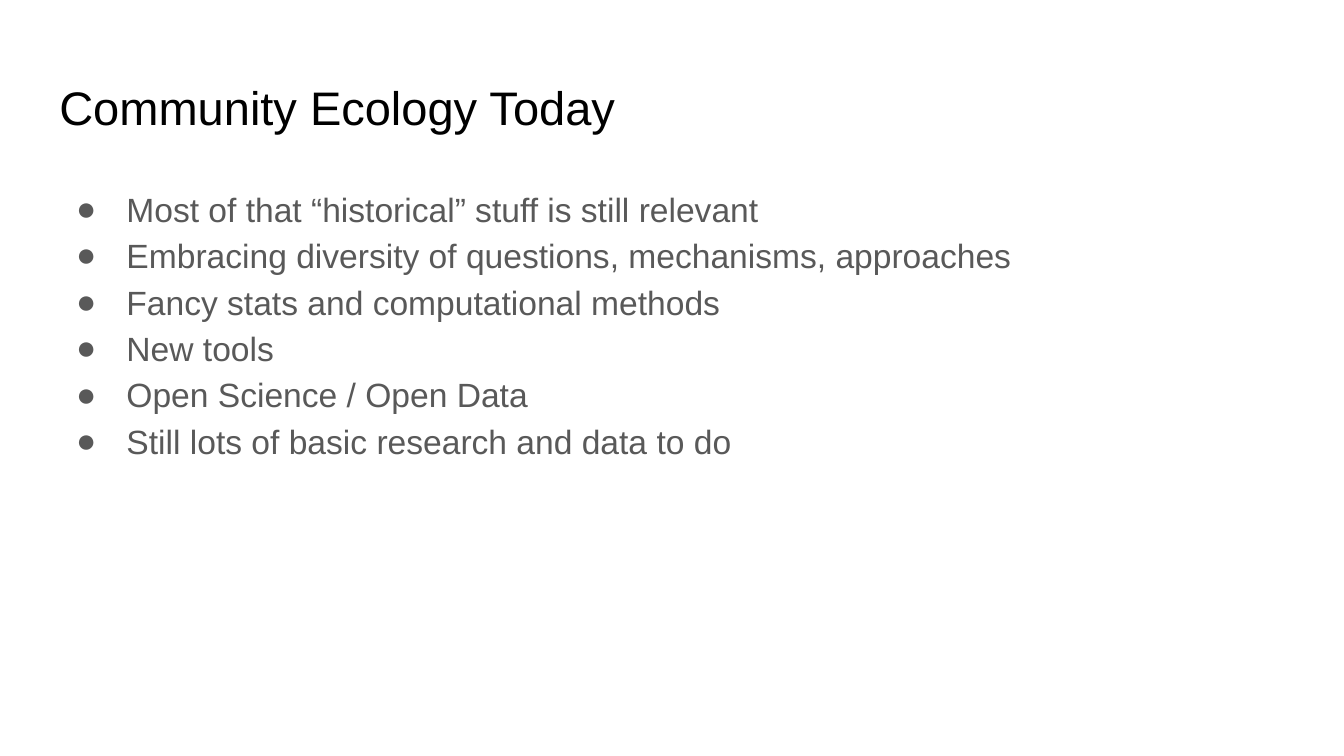
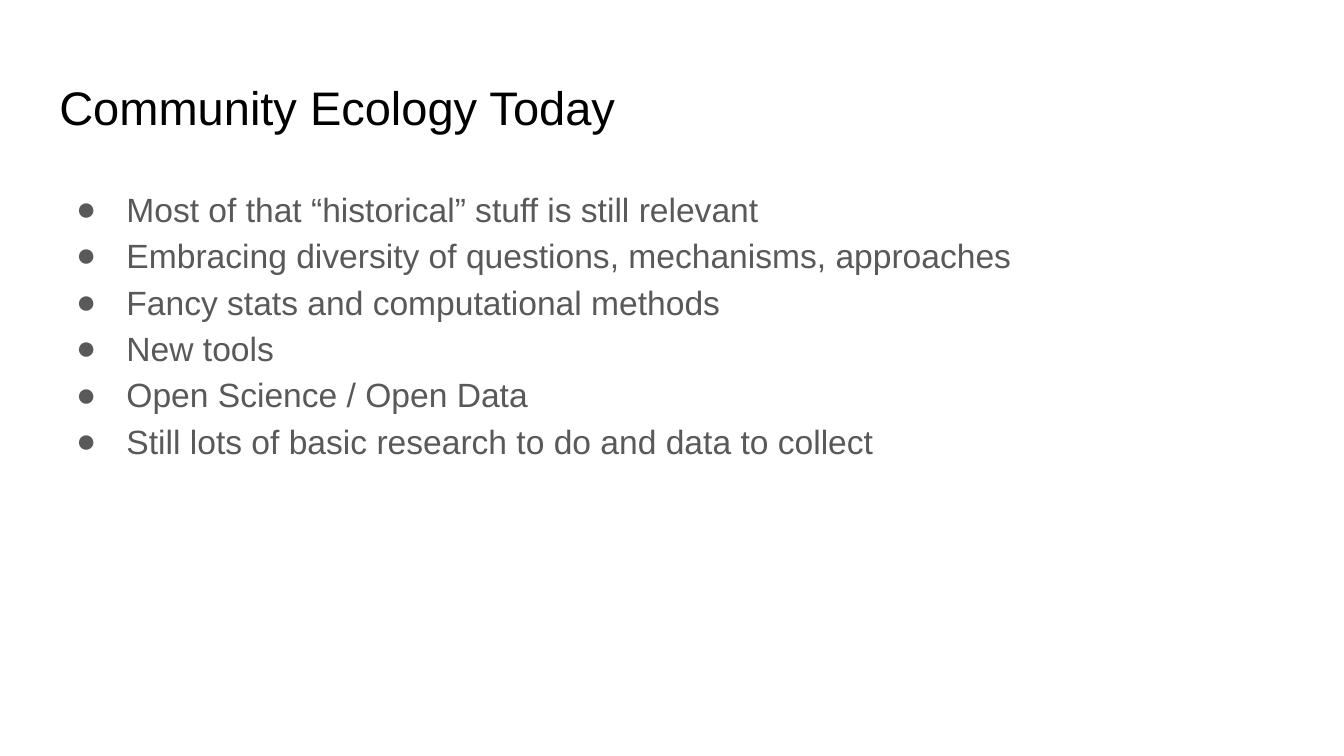
Before and after one commit to bmaitner/Community_ecology_course, a slide deck: slide 33 of lectures/Lecture_01_Intro_to_community_ecology.pptx (slide 32 before the commit). Drawn at 1344x756 pixels with LibreOffice and Linux fonts; fonts in the diff are those of the drawing. Boxes give left, top, right and bottom in pixels: in the first picture for what was removed or moved away, otherwise in the second. Text is boxed around its words. In the diff, an @@ line names an element or a change of style, - is before the commit and + after.

```diff
--- a/lectures/Lecture_01_Intro_to_community_ecology.pptx
+++ b/lectures/Lecture_01_Intro_to_community_ecology.pptx
@@ text at <box>126,429,873,455</box>: text changed @@
-● Still lots of basic research and data to do
+● Still lots of basic research to do and data to collect
```
Also in this commit, not shown: 4 other slides changed, 1 slide added, 1 other file.
